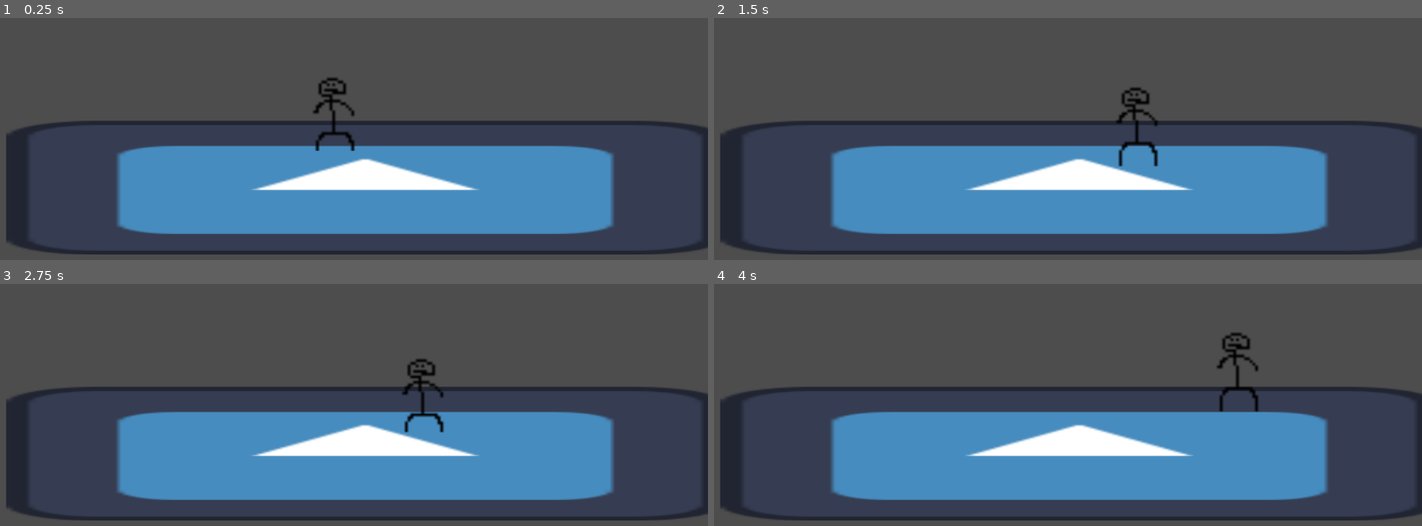
Above: before the commit, frames 1-4 (two rows, left to right).
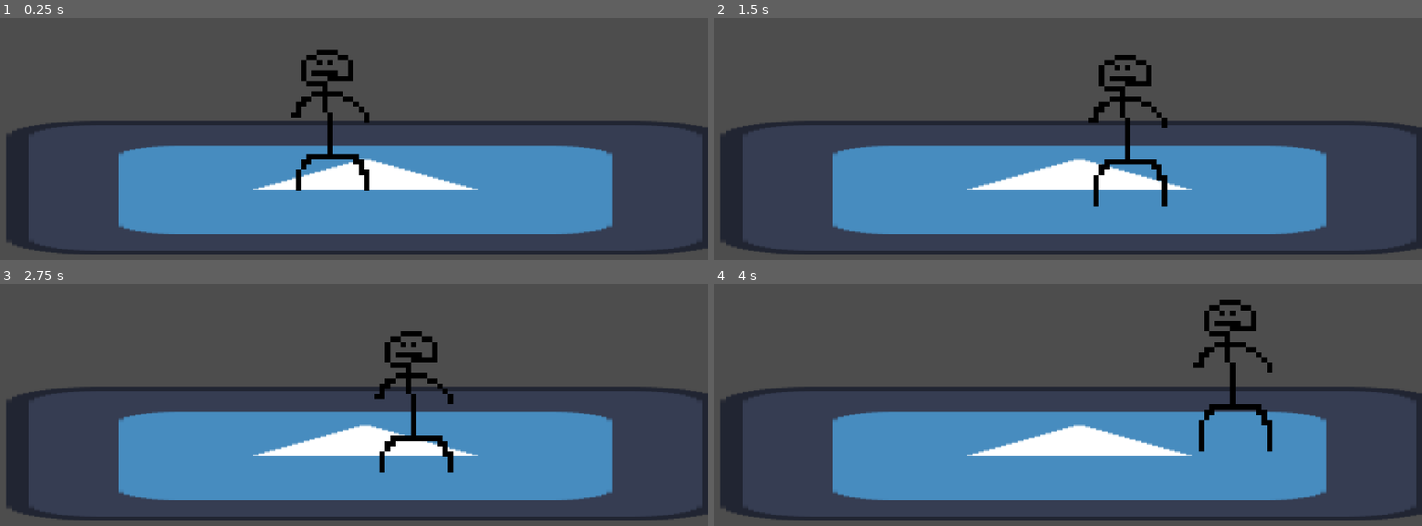
Above: after the commit, the same moments.

Repository: jible/Platform-fighter
Game: Godot game, scene res://scenes/test_scene.tscn
The game is run twice, just before and just after one commit, with the same random seed, the same clock (stepped at 60 frames per second) and the same inputs. The project has no main scene, so this scene is started directly. The engine's default icon, where the game draws it, is replaced by a stand-in: a white triangle on a blue panel in a dark square.
Inputs:
- Up to frame 1 (0.25 s): no input
- Up to frame 2 (1.5 s): hold D (move_right) from 0.53 s (still down); tap Shift (dash) at 0.6, 1.35 s; tap Space (jump) at 0.77 s
- Up to frame 3 (2.75 s): tap Space (jump) at 1.52 s; release D (move_right) at 2.03 s; hold A (move_left) from 2.03 s (still down); tap Shift (dash) at 2.1 s
- Up to frame 4 (4 s): release A (move_left) at 2.78 s; hold D (move_right) from 2.78 s (still down); tap Shift (dash) at 2.85, 3.6 s; tap Space (jump) at 3.02, 3.77 s

The runs differ from the first frame. In frame 1, 2.7% of the frame differs, in the area x 16-87%, y 12-90%; in frame 2, 2.8%; in frame 3, 2.7%; in frame 4, 2.8%, in the area x 16-87%, y 6-90%.

Commit message:
updated animation manager
animation manager no longer child of character body.

animation manager now snaps to pixels, following the character body. Not currently in a suitable state. Needs testing a brainstorming

Diff:
--- a/platform-fighter/prefabs/base_player.tscn
+++ b/platform-fighter/prefabs/base_player.tscn
@@ -14,6 +14,8 @@
 [ext_resource type="Script" uid="uid://cttusb5j4ewfi" path="res://prefabs/dash.gd" id="10_dko73"]
 [ext_resource type="Script" uid="uid://cnbxotskunjox" path="res://prefabs/land_behavior.gd" id="11_o2sve"]
 [ext_resource type="Script" uid="uid://cn2u5divpissa" path="res://prefabs/dash_behavior.gd" id="14_3jy72"]
+
+[sub_resource type="CircleShape2D" id="CircleShape2D_vnujj"]
 
 [sub_resource type="AtlasTexture" id="AtlasTexture_533r6"]
 atlas = ExtResource("2_3jy72")
@@ -96,71 +98,73 @@
 }],
 "loop": true,
 "name": &"Walk",
-"speed": 3.0
+"speed": 5.0
 }]
 
-[sub_resource type="CircleShape2D" id="CircleShape2D_vnujj"]
+[node name="BasePlayer" type="Node"]
 
-[node name="BasePlayer" type="CharacterBody2D" node_paths=PackedStringArray("state_machine", "mobility_manager")]
+[node name="PlayerBody" type="CharacterBody2D" parent="." node_paths=PackedStringArray("state_machine", "mobility_manager")]
 script = ExtResource("1_vnujj")
 state_machine = NodePath("StateMachine")
 mobility_manager = NodePath("MobilityManager")
 
-[node name="AnimationManager" type="AnimatedSprite2D" parent="."]
-scale = Vector2(13.65, 13.65)
-sprite_frames = SubResource("SpriteFrames_2qyha")
-animation = &"Ariel"
-script = ExtResource("3_o2sve")
-
-[node name="CollisionShape2D" type="CollisionShape2D" parent="."]
+[node name="CollisionShape2D" type="CollisionShape2D" parent="PlayerBody"]
 shape = SubResource("CircleShape2D_vnujj")
 
-[node name="MobilityManager" type="Node" parent="." node_paths=PackedStringArray("character_body")]
+[node name="MobilityManager" type="Node" parent="PlayerBody" node_paths=PackedStringArray("character_body")]
 script = ExtResource("3_2qyha")
 character_body = NodePath("..")
 metadata/_custom_type_script = "uid://dm0xti0j6gcur"
 
-[node name="StateMachine" type="Node" parent="."]
+[node name="StateMachine" type="Node" parent="PlayerBody"]
 script = ExtResource("4_om1db")
 starting_state = "Idle"
 metadata/_custom_type_script = "uid://sukry204wfhf"
 
-[node name="Idle" type="Node" parent="StateMachine"]
+[node name="Idle" type="Node" parent="PlayerBody/StateMachine"]
 script = ExtResource("5_bcibw")
 
-[node name="Walk" type="Node" parent="StateMachine"]
+[node name="Walk" type="Node" parent="PlayerBody/StateMachine"]
 script = ExtResource("6_bcibw")
 
-[node name="Jump" type="Node" parent="StateMachine"]
+[node name="Jump" type="Node" parent="PlayerBody/StateMachine"]
 script = ExtResource("7_om1db")
 
-[node name="Ariel" type="Node" parent="StateMachine"]
+[node name="Ariel" type="Node" parent="PlayerBody/StateMachine"]
 script = ExtResource("8_ebb2h")
 
-[node name="Dash" type="Node" parent="StateMachine"]
+[node name="Dash" type="Node" parent="PlayerBody/StateMachine"]
 script = ExtResource("10_dko73")
 
-[node name="BehaviorManager" type="Node" parent="." node_paths=PackedStringArray("character", "state_machine")]
+[node name="BehaviorManager" type="Node" parent="PlayerBody" node_paths=PackedStringArray("character", "state_machine")]
 script = ExtResource("8_a1fmy")
 character = NodePath("..")
 state_machine = NodePath("../StateMachine")
 
-[node name="JumpBehavior" type="Node" parent="BehaviorManager"]
+[node name="JumpBehavior" type="Node" parent="PlayerBody/BehaviorManager"]
 script = ExtResource("9_6uefu")
 valid_states = Array[String](["Idle", "Walk", "Ariel"])
 
-[node name="LandBehavior" type="Node" parent="BehaviorManager"]
+[node name="LandBehavior" type="Node" parent="PlayerBody/BehaviorManager"]
 script = ExtResource("11_o2sve")
 priority = 1
 valid_states = Array[String](["Ariel"])
 
-[node name="DashBehavior" type="Node" parent="BehaviorManager"]
+[node name="DashBehavior" type="Node" parent="PlayerBody/BehaviorManager"]
 script = ExtResource("14_3jy72")
 valid_states = Array[String](["Ariel", "Idle", "Walk"])
 
-[connection signal="landed" from="." to="MobilityManager" method="_on_base_player_landed"]
-[connection signal="landed" from="." to="BehaviorManager/LandBehavior" method="_on_base_player_landed"]
-[connection signal="lock_level_changed" from="." to="BehaviorManager" method="_on_base_player_lock_level_changed"]
-[connection signal="animation_finished" from="AnimationManager" to="StateMachine" method="_on_animation_manager_animation_finished"]
-[connection signal="state_changed" from="StateMachine" to="AnimationManager" method="_on_state_machine_state_changed"]
-[connection signal="state_changed" from="StateMachine" to="BehaviorManager" method="_on_state_machine_state_changed"]
+[node name="AnimationManager" type="AnimatedSprite2D" parent="." node_paths=PackedStringArray("player_body")]
+scale = Vector2(26.325, 26.325)
+sprite_frames = SubResource("SpriteFrames_2qyha")
+animation = &"Walk"
+script = ExtResource("3_o2sve")
+player_body = NodePath("../PlayerBody")
+
+[connection signal="landed" from="PlayerBody" to="PlayerBody/MobilityManager" method="_on_base_player_landed"]
+[connection signal="landed" from="PlayerBody" to="PlayerBody/BehaviorManager/LandBehavior" method="_on_base_player_landed"]
+[connection signal="lock_level_changed" from="PlayerBody" to="PlayerBody/BehaviorManager" method="_on_base_player_lock_level_changed"]
+[connection signal="state_changed" from="PlayerBody/StateMachine" to="AnimationManager" method="_on_state_machine_state_changed"]
+[connection signal="state_changed" from="PlayerBody/StateMachine" to="PlayerBody/BehaviorManager" method="_on_state_machine_state_changed"]
+[connection signal="animation_finished" from="AnimationManager" to="PlayerBody/StateMachine" method="_on_animation_manager_animation_finished"]
+[connection signal="frame_changed" from="AnimationManager" to="AnimationManager" method="_on_frame_changed"]
--- a/platform-fighter/prefabs/components/player/animation_manager.gd
+++ b/platform-fighter/prefabs/components/player/animation_manager.gd
@@ -2,9 +2,8 @@
 extends AnimatedSprite2D
 
 # Based on https://github.com/jible/capstone/blob/main/scripts/characters/animation_manager.gd
-
+@export var player_body: CharacterBody2D
 var current_state: String = ""
-
 func update_anim():
 	play(current_state)
 	return
@@ -13,3 +12,9 @@
 func _on_state_machine_state_changed(new_state_node):
 	current_state = new_state_node.name
 	update_anim()
+
+
+
+func _process(delta):
+	print(scale)
+	position = scale.y * (player_body.position/scale.y).floor()
--- a/platform-fighter/project.godot
+++ b/platform-fighter/project.godot
@@ -54,3 +54,7 @@
 "events": [Object(InputEventKey,"resource_local_to_scene":false,"resource_name":"","device":-1,"window_id":0,"alt_press …(195 unchanged characters)…
 ]
 }
+
+[rendering]
+
+textures/canvas_textures/default_texture_filter=0
--- a/platform-fighter/scenes/test_scene.tscn
+++ b/platform-fighter/scenes/test_scene.tscn
@@ -23,7 +23,6 @@
 texture = ExtResource("1_j8ivh")
 
 [node name="BasePlayer" parent="." instance=ExtResource("2_nd71p")]
-position = Vector2(0, -5)
 
 [node name="Camera2D" type="Camera2D" parent="."]
 zoom = Vector2(0.31, 0.31)
